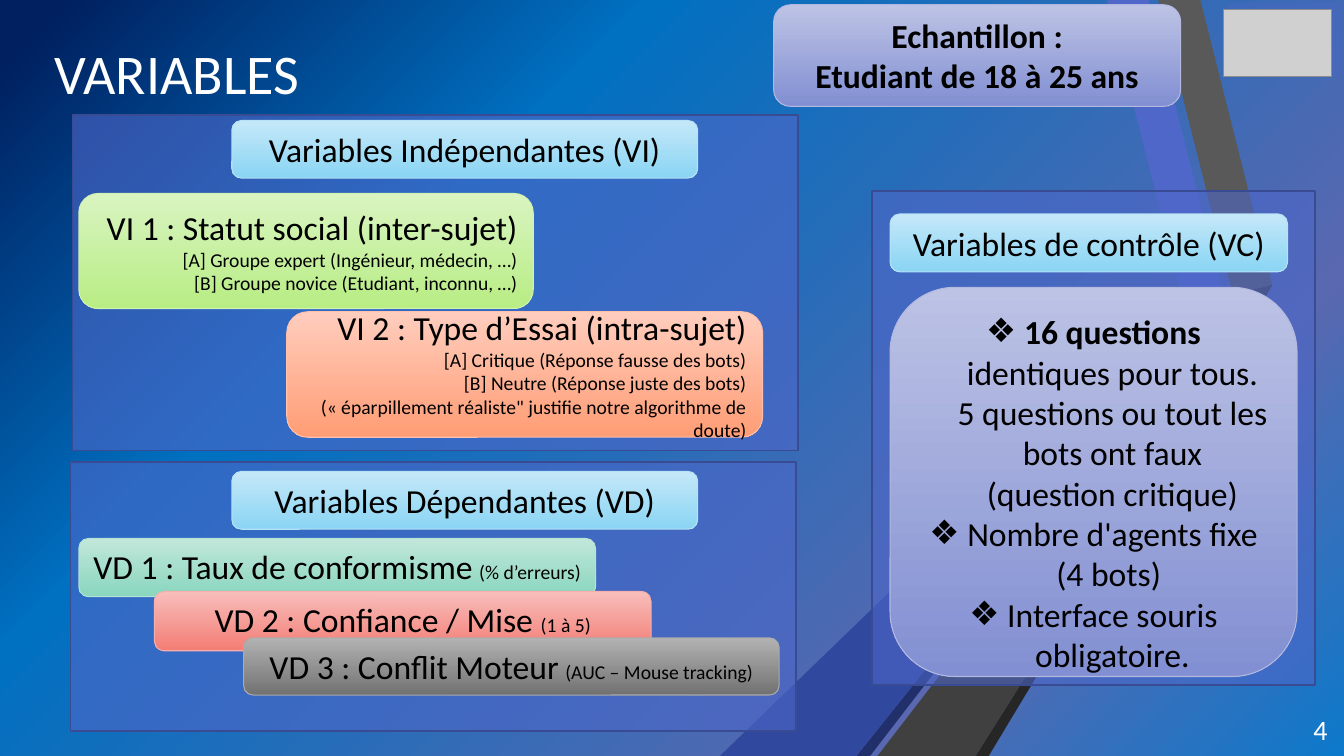
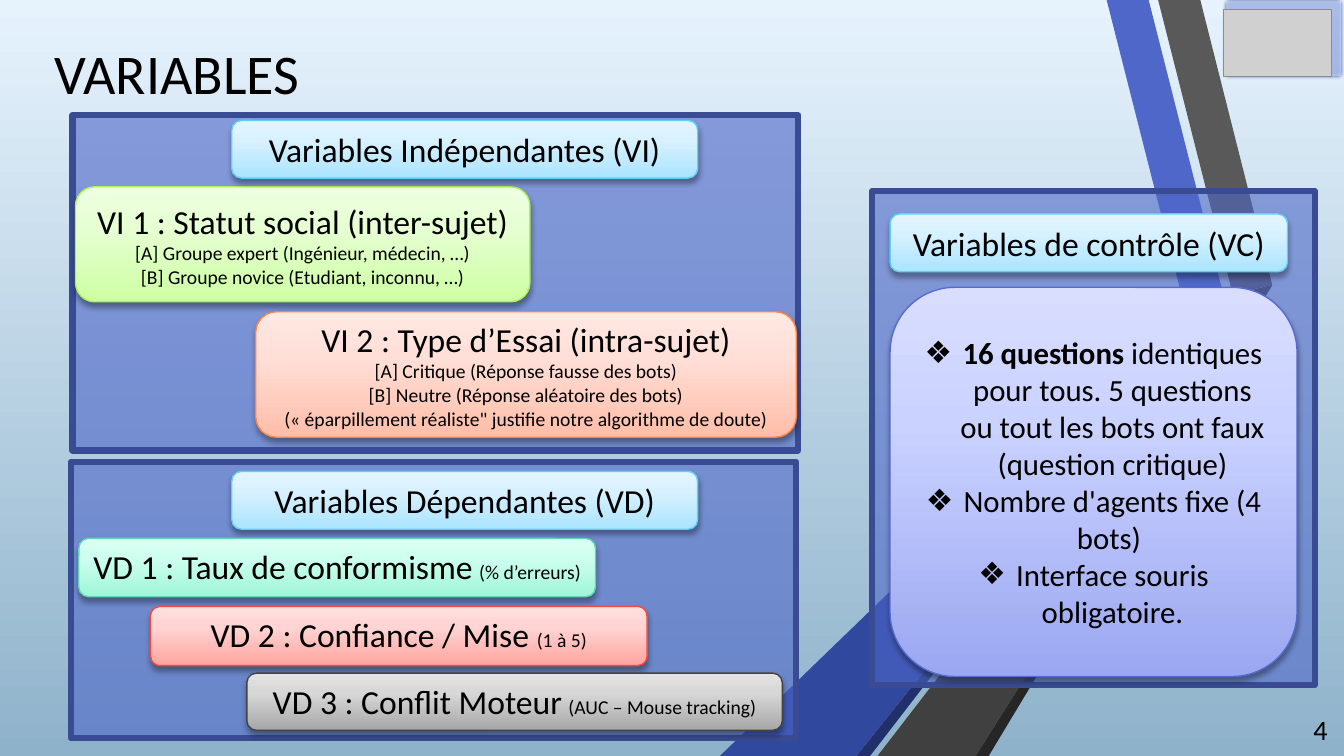
Before and after one commit to Milhane69/Portfolio-RABEHI-Milhane, a slide deck: slide 4 of Expérience.pptx. Drawn at 1344x756 pixels with LibreOffice and Linux fonts; fonts in the diff are those of the drawing; grey boxes stand for pictures. Boxes give left, top, right and bottom in pixels: in the first picture for what was removed or moved away, otherwise in the second. Text is boxed around its words. In the diff, an @@ line names an element or a change of style, - is before the commit and + after.

```diff
--- a/Expérience.pptx
+++ b/Expérience.pptx
@@ background gradient #0D79CA to #5968B0 to #0070C0 to #002060 to gradient #E6F3FD to #8FB2CC @@
@@ rectangle at (x1=0, y1=0, x2=1344, y2=756): fill gradient #0D79CA to #5968B0 to #0070C0 to #002060 to gradient #E6F3FD to #8FB2CC @@
@@ freeform shape at (x1=16, y1=0, x2=139, y2=582): fill #FFFFFF to #595959 @@
@@ title "VARIABLES" at (x1=55, y1=57, x2=300, y2=95): text colour #FFFFFF to #000000 @@
@@ rounded rectangle removed at (x1=774, y1=5, x2=1182, y2=107) @@
-Echantillon :
-Etudiant de 18 à 25 ans
@@ rectangle at (x1=1224, y1=0, x2=1344, y2=79): outline #3A4C94 1.25 pt to #606BAC 4.33 pt @@
@@ rounded rectangle "VI 1 : Statut social ..." moved from (x1=79, y1=194, x2=533, y2=309) to (x1=76, y1=187, x2=530, y2=301) @@
@@ rounded rectangle "VI 1 : Statut social ..." at (x1=76, y1=187, x2=530, y2=301): alignment right to centre; fill gradient #D9F5C2 to #B9EE84 to gradient #CDFFA3 to #E7FFD4 to #EEFFE1; outline #D0F3B3 0.75 pt to #AAF356 1 pt; shadow on @@
@@ fill gradient #C6E8F9 to #8AD5F5 to gradient #ACE4FF to #D8F1FF to #E4F5FF; outline #B6E2F8 0.75 pt to #5FD0FB 1 pt; shadow on in 3 elements at (x1=232, y1=472, x2=698, y2=529), (x1=232, y1=121, x2=698, y2=178), (x1=890, y1=214, x2=1288, y2=271) @@
@@ rounded rectangle "16 questions identiques pour tous. ..." at (x1=890, y1=287, x2=1298, y2=677): size 24 to 22 pt; vertical alignment top to middle; fill gradient #BEC3E5 to #838FD2 to gradient #9CA7F2 to #CBD1FF to #DADFFF; outline #B2B8E0 0.75 pt to #566CD1 1 pt; shadow on @@
@@ rounded rectangle "VI 2 : Type d’Essai ..." resized from (x1=287, y1=312, x2=763, y2=438) to (x1=256, y1=312, x2=797, y2=438) @@
@@ rounded rectangle "VI 2 : Type d’Essai ..." at (x1=256, y1=312, x2=797, y2=438): fill gradient #FFCDBD to #FF9E75 to gradient #FFBEA9 to #FFE0D8 to #FFEAE4; outline #FFC0AC 0.75 pt to #FF8643 1 pt; shadow on @@
@@ text in rounded rectangle at (x1=305, y1=327, x2=767, y2=430): alignment right to centre @@
@@ text in rounded rectangle at (x1=369, y1=387, x2=683, y2=405): text changed @@
-[B] Neutre (Réponse juste des bots)
+[B] Neutre (Réponse aléatoire des bots)
@@ outline #3A4C94 1.25 pt to #3A4C94 4.33 pt in 3 elements at (x1=872, y1=192, x2=1316, y2=686), (x1=73, y1=115, x2=799, y2=451), (x1=71, y1=462, x2=797, y2=738) @@
@@ rectangle resized from (x1=71, y1=462, x2=797, y2=731) to (x1=71, y1=462, x2=797, y2=738) @@
@@ rounded rectangle "VD 1 : Taux de ..." at (x1=79, y1=538, x2=596, y2=597): fill gradient #C2E8DB to #8AD7BF to gradient #A0F5D8 to #CEFFED to #DCFFF2; outline #B6E3D4 0.75 pt to #61D6B4 1 pt; shadow on @@
@@ freeform shape at (x1=16, y1=578, x2=151, y2=756): fill #FFFFFF to #262626 @@
@@ freeform shape at (x1=16, y1=578, x2=203, y2=756): fill #FFFFFF to #404040 @@
@@ rounded rectangle "VD 2 : Confiance / ..." moved from (x1=154, y1=592, x2=651, y2=651) to (x1=150, y1=607, x2=647, y2=666) @@
@@ rounded rectangle "VD 2 : Confiance / ..." at (x1=150, y1=607, x2=647, y2=666): fill gradient #F8BFBC to #F37E76 to gradient #FFA5A0 to #FFD6D4 to #FFE2E1; outline #F7B0AC 0.75 pt to #FD4B39 1 pt; shadow on @@
@@ rounded rectangle "VD 3 : Conflit Moteur ..." moved from (x1=244, y1=638, x2=779, y2=696) to (x1=247, y1=674, x2=782, y2=731) @@
@@ rounded rectangle "VD 3 : Conflit Moteur ..." at (x1=247, y1=674, x2=782, y2=731): fill gradient #B2B2B2 to #737373 to gradient #A7A7A7 to #D8D8D8 to #E4E4E4; outline #ABABAB 0.75 pt to #444444 1 pt; shadow on @@
@@ page number at (x1=1313, y1=722, x2=1327, y2=740): text colour #FFFFFF to #000000 @@
```
Also in this commit, not shown: 12 other slides changed, 4 slides added, 1 other file.
